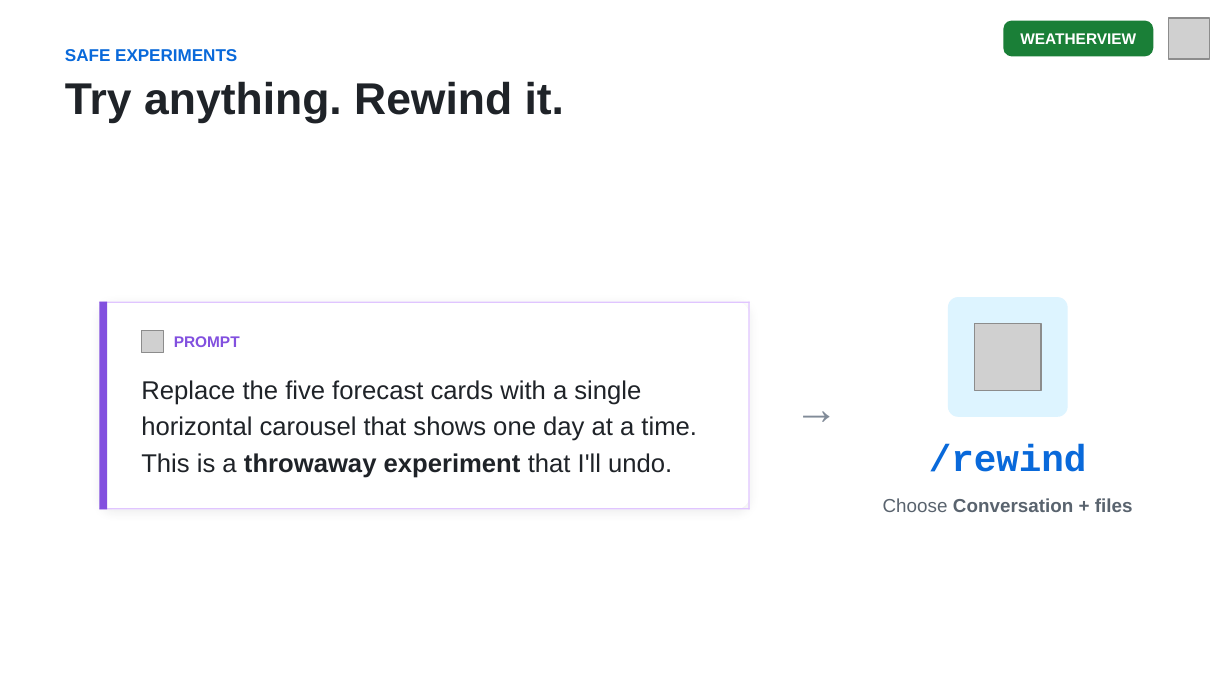
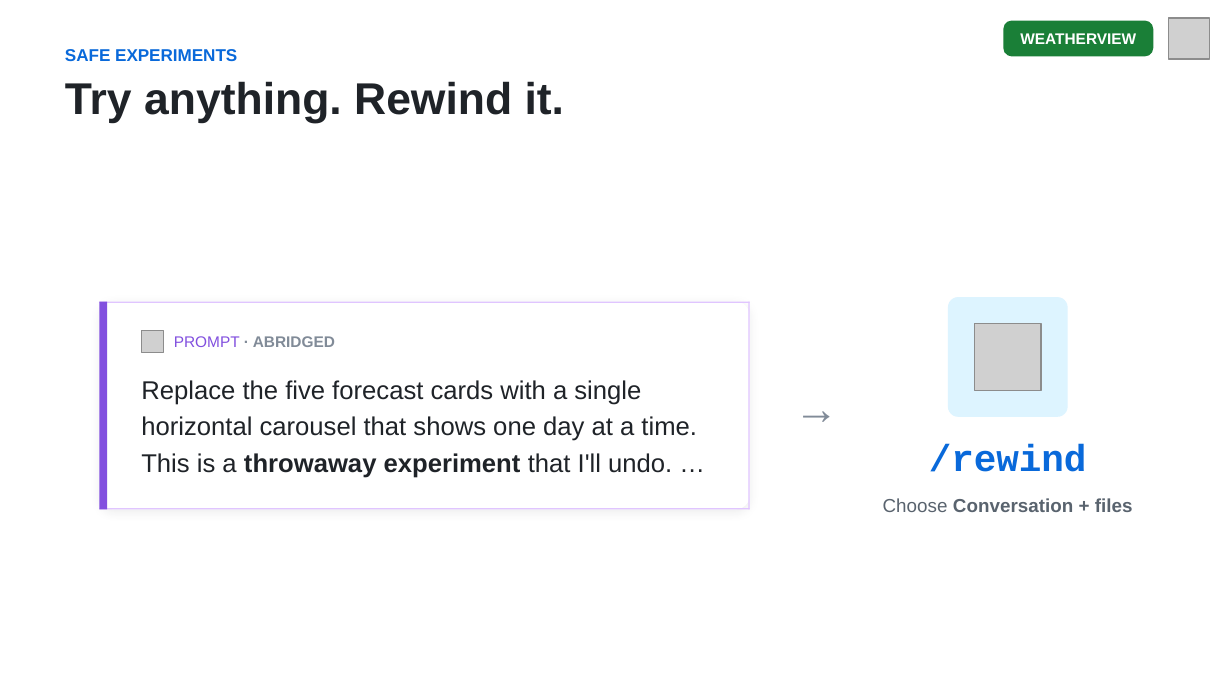
Before and after one commit to DanWahlin/agentic-journeys, a slide deck: slide 12 of slides/01-weather-view.pptx. Drawn at 1232x693 pixels with LibreOffice and Linux fonts; fonts in the diff are those of the drawing; grey boxes stand for pictures. Boxes give left, top, right and bottom in pixels: in the first picture for what was removed or moved away, otherwise in the second. Text is boxed around its words. In the diff, an @@ line names an element or a change of style, - is before the commit and + after.

```diff
--- a/slides/01-weather-view.pptx
+++ b/slides/01-weather-view.pptx
@@ text at bbox=[174, 336, 335, 347]: text changed; text colour #8250DF to #818B98 @@
-PROMPT
+PROMPT · ABRIDGED
@@ text at bbox=[141, 380, 697, 478]: text changed @@
-Replace the five forecast cards with a single horizontal carousel that shows one day at a time. This is a throwaway experiment that I'll undo.
+Replace the five forecast cards with a single horizontal carousel that shows one day at a time. This is a throwaway experiment that I'll undo. …
```
Also in this commit, not shown: 7 other files.
